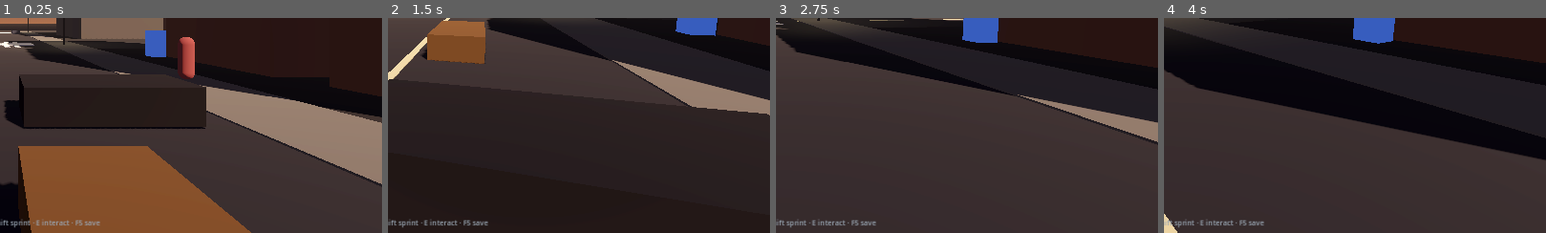
Above: before the commit, frames 1-4 (left to right).
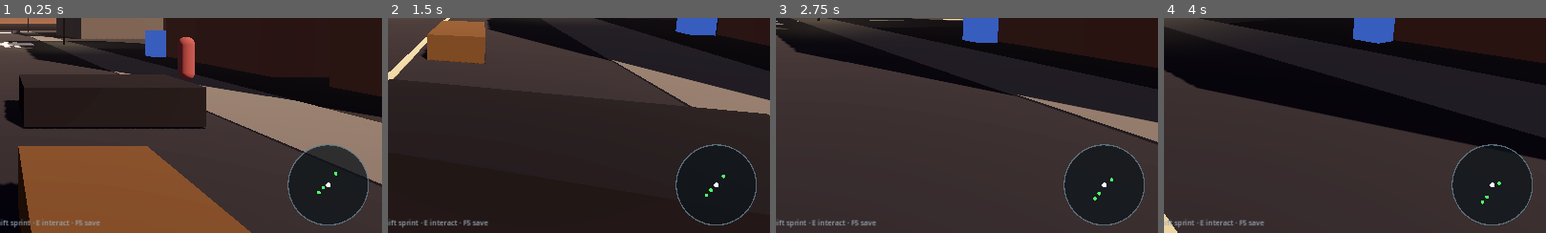
Above: after the commit, the same moments.

Repository: 5mil/empire-and-kin
Game: Godot game, scene res://scenes/main.tscn
Two runs of this game, one before a commit and one after it. Both use one fixed random seed, a clock stepped at 60 frames per second and the inputs below.
Inputs (mouse positions are % of the whole screen's width and height, from its top left):
- Up to frame 1 (0.25 s): no input
- Up to frame 2 (1.5 s): tap Enter at 0.5 s; move the mouse to (55, 50) at 0.52 s; hold E (interact) 0.53-1.28 s; hold W (move_forward) from 0.53 s (still down); move the mouse to (45, 50) at 1.27 s; tap 1 at 1.35 s
- Up to frame 3 (2.75 s): keep holding W (move_forward); move the mouse to (52, 48) at 2.02 s; tap 2 at 2.1 s
- Up to frame 4 (4 s): keep holding W (move_forward); move the mouse to (49, 52) at 2.77 s; tap E (interact) at 2.85 s; move the mouse to (57, 51) at 3.52 s; tap 1 at 3.6 s
The pictures show only the part of the screen within x 50-100%, y 49-99%; the shares and areas given below are measured in that part.

The runs differ from the first frame. In frame 1, 6.1% of the frame differs, in the area x 75-97%, y 58-97%; in frame 2, 0.4%; in frame 3, 6.3%; in frame 4, 6.2%.

Commit message:
godot: HUD minimap bottom-right

Diff:
--- a/godot/scenes/hud.tscn
+++ b/godot/scenes/hud.tscn
@@ -1,6 +1,7 @@
-[gd_scene load_steps=2 format=3]
+[gd_scene load_steps=3 format=3]
 
 [ext_resource type="Script" path="res://scripts/ui/hud.gd" id="1_hud"]
+[ext_resource type="Script" path="res://scripts/ui/minimap.gd" id="2_map"]
 
 [node name="HUD" type="CanvasLayer"]
 script = ExtResource("1_hud")
@@ -116,4 +117,19 @@
 horizontal_alignment = 1
 theme_override_colors/font_color = Color(0.6, 0.65, 0.7, 1)
 theme_override_font_sizes/font_size = 12
-text = "WASD · Mouse · Shift · E · F5 save"
+text = "WASD · Mouse · Shift · E · F5 save · Esc empire"
+
+[node name="Minimap" type="Control" parent="Root"]
+layout_mode = 0
+anchors_preset = 3
+anchor_left = 1.0
+anchor_top = 1.0
+anchor_right = 1.0
+anchor_bottom = 1.0
+offset_left = -160.0
+offset_top = -160.0
+offset_right = -12.0
+offset_bottom = -12.0
+grow_horizontal = 0
+grow_vertical = 0
+script = ExtResource("2_map")
